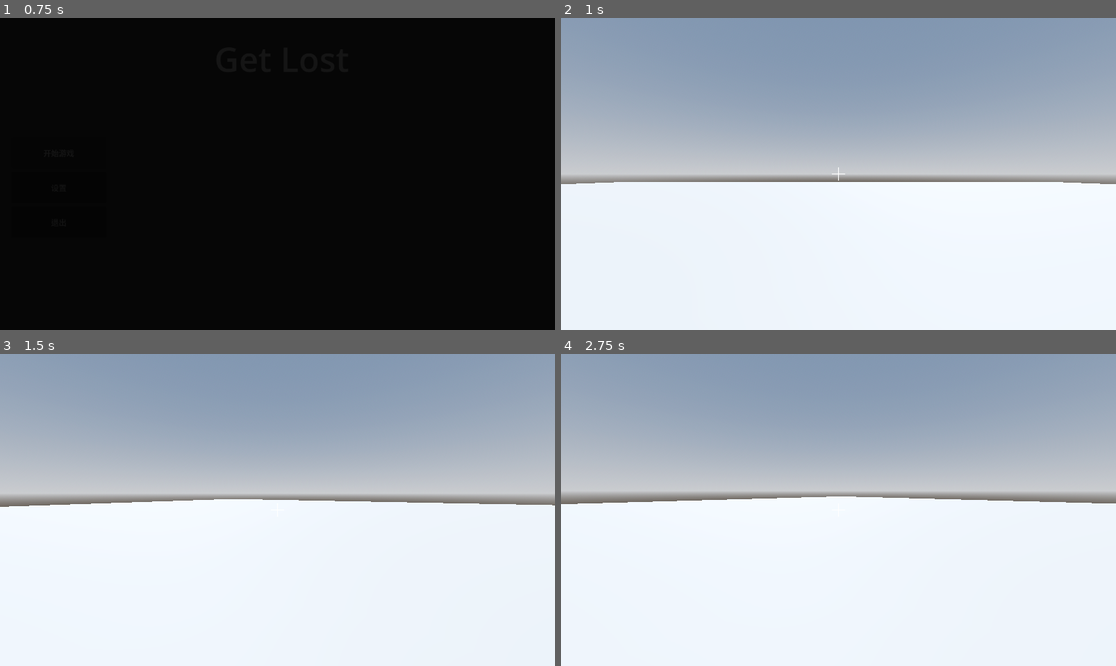
Above: before the commit, frames 1-4 (two rows, left to right).
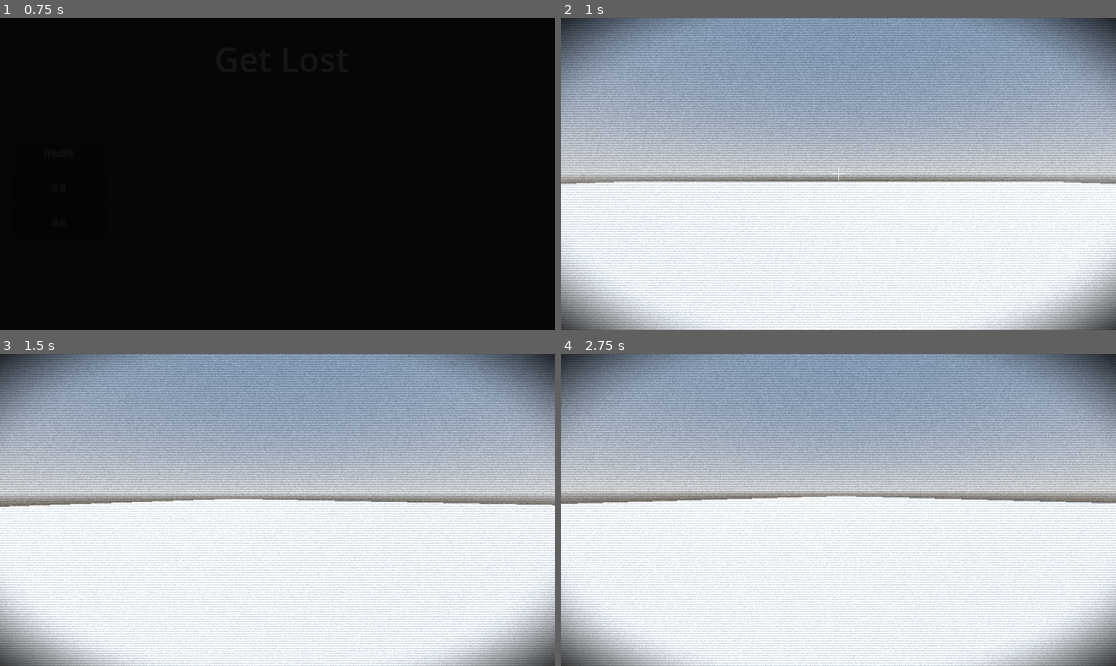
Above: after the commit, the same moments.

Repository: maxmilk2197/Get_Lost
Game: Godot game, scene res://场景/菜单/主菜单.tscn
The game is run twice, just before and just after one commit, with the same random seed, the same clock (stepped at 60 frames per second) and the same inputs.
Inputs (mouse positions are in pixels of both pictures, inside the frame that each line leads up to):
- Up to frame 1 (0.75 s): click "开始游戏" at 0.5 s
- Up to frame 2 (1 s): no input
- Up to frame 3 (1.5 s): tap Enter (ui_accept) at 1.25 s; move the mouse to (305, 510) at 1.27 s; tap W (移动_前) at 1.35 s
- Up to frame 4 (2.75 s): tap Enter (ui_accept) at 1.52, 2.27 s; move the mouse to (810, 510) at 2.02 s; tap D (移动_右) at 2.1 s

Frame 1 is identical in both runs. In frame 2, 23% of the frame differs, in the area x 0-100%, y 0-100%; in frame 3, 23%; in frame 4, 23%.

Commit message:
增加了vhs相机叠加

Diff:
--- a/场景/游戏/入场动画.tscn
+++ b/场景/游戏/入场动画.tscn
@@ -6,6 +6,7 @@
 script = ExtResource("1_inl62")
 
 [node name="淡化" type="ColorRect" parent="." unique_id=301629882]
+visible = false
 anchors_preset = 15
 anchor_right = 1.0
 anchor_bottom = 1.0
--- a/场景/游戏/叠加层/相机叠加层.tscn
+++ b/场景/游戏/叠加层/相机叠加层.tscn
@@ -1,6 +1,20 @@
 [gd_scene format=3 uid="uid://b6r66eb7ao5nn"]
 
 [ext_resource type="Texture2D" uid="uid://ccnyrcywc16mx" path="res://资源/贴图/指针/Magic pointer.svg" id="1_jdqa5"]
+[ext_resource type="Shader" uid="uid://dlwbovun2btd5" path="res://资源/着色器/VHS Shader.gdshader" id="2_alfgn"]
+
+[sub_resource type="ShaderMaterial" id="ShaderMaterial_3jnfs"]
+shader = ExtResource("2_alfgn")
+shader_parameter/smearing = 0.5
+shader_parameter/color_offset = 0.005
+shader_parameter/sharpening = 0.4
+shader_parameter/static_noise = 0.146000006935
+shader_parameter/crack_center = Vector2(0.15, 0.85)
+shader_parameter/crack_intensity = 0.4
+shader_parameter/crack_size = 0.0
+shader_parameter/vertical_jitter = 0.002
+shader_parameter/scanline_opacity = 0.1
+shader_parameter/vignette_intensity = 0.3
 
 [node name="相机叠加层" type="CanvasLayer" unique_id=242835813]
 
@@ -24,3 +38,12 @@
 
 [node name="指针图标" type="Sprite2D" parent="界面/指针" unique_id=1028432523]
 texture = ExtResource("1_jdqa5")
+
+[node name="VHS Shader" type="ColorRect" parent="界面" unique_id=2075666563]
+material = SubResource("ShaderMaterial_3jnfs")
+layout_mode = 1
+anchors_preset = 15
+anchor_right = 1.0
+anchor_bottom = 1.0
+grow_horizontal = 2
+grow_vertical = 2
--- a/场景/游戏/地形.tscn
+++ b/场景/游戏/地形.tscn
@@ -58,6 +58,7 @@
 shape = SubResource("ConcavePolygonShape3D_r7m7w")
 
 [node name="入场动画" parent="." unique_id=415654374 instance=ExtResource("4_rwi5p")]
+visible = false
 
 [node name="相机叠加层" parent="." unique_id=242835813 instance=ExtResource("5_o6qkw")]
 
--- /dev/null
+++ b/资源/着色器/VHS Shader.gdshader
@@ -0,0 +1,97 @@
+shader_type canvas_item;
+
+uniform sampler2D screen_texture : hint_screen_texture, repeat_disable, filter_linear;
+
+group_uniforms Signal_Distortion;
+uniform float smearing : hint_range(0.0, 1.0) = 0.5;
+uniform float color_offset : hint_range(-0.05, 0.05) = 0.005;
+uniform float sharpening : hint_range(0.0, 1.0) = 0.4;
+uniform float static_noise : hint_range(0.0, 1.0) = 0.08;
+
+group_uniforms Glass_Crack;
+uniform vec2 crack_center = vec2(0.15, 0.85);
+uniform float crack_intensity : hint_range(0.0, 1.0) = 0.4;
+uniform float crack_size : hint_range(0.0, 1.0) = 0.35;
+
+group_uniforms Tape_Artifacts;
+uniform float vertical_jitter : hint_range(0.0, 0.1) = 0.002;
+uniform float scanline_opacity : hint_range(0.0, 1.0) = 0.1;
+uniform float vignette_intensity : hint_range(0.0, 1.0) = 0.3;
+
+float noise(vec2 p) {
+	return fract(sin(dot(p, vec2(12.9898, 78.233))) * 43758.5453123);
+}
+
+// logic for the shattered glass displacement
+vec2 get_crack_distortion(vec2 uv, vec2 center, float strength, float size) {
+    vec2 dir = uv - center;
+    float dist = length(dir);
+
+    if (dist < size) {
+        // create angular "shards"
+        float angle = atan(dir.y, dir.x);
+        float shard = floor(angle * 8.0); // 8 main crack directions
+
+        // displacement based on shard id and distance
+        float d = noise(vec2(shard, 1.0)) * strength * (1.0 - (dist / size));
+        return dir * d;
+    }
+    return vec2(0.0);
+}
+
+vec3 rgb_to_yiq(vec3 c) {
+	return vec3(dot(c, vec3(0.299, 0.587, 0.114)), dot(c, vec3(0.596, -0.274, -0.322)), dot(c, vec3(0.211, -0.523, 0.312)));
+}
+
+vec3 yiq_to_rgb(vec3 c) {
+	return vec3(dot(c, vec3(1.0, 0.956, 0.621)), dot(c, vec3(1.0, -0.272, -0.647)), dot(c, vec3(1.0, -1.106, 1.703)));
+}
+
+void fragment() {
+	vec2 uv = SCREEN_UV;
+	float t = TIME;
+
+	// 1. GLASS CRACK DISPLACEMENT
+	vec2 glass_distort = get_crack_distortion(uv, crack_center, crack_intensity, crack_size);
+	uv += glass_distort;
+
+	// 2. ANALOG JITTER
+	uv.y += (noise(vec2(t, 0.0)) - 0.5) * vertical_jitter;
+
+	// 3. SMEARED CHROMA
+	vec3 yiq_pure = rgb_to_yiq(texture(screen_texture, uv).rgb);
+	float y = yiq_pure.x;
+	float i_acc = 0.0;
+	float q_acc = 0.0;
+
+	int samples = 12;
+	for(int n = 0; n < samples; n++) {
+		float x_offset = (float(n) * (smearing * 0.01)) + color_offset;
+		vec3 s = rgb_to_yiq(texture(screen_texture, uv - vec2(x_offset, 0.0)).rgb);
+		i_acc += s.y;
+		q_acc += s.z;
+	}
+
+	vec3 final_yiq = vec3(y, i_acc / float(samples), q_acc / float(samples));
+
+	// 4. EDGE SHARPENING
+	float neighbor = rgb_to_yiq(texture(screen_texture, uv + vec2(0.001, 0.0)).rgb).x;
+	final_yiq.x += (y - neighbor) * sharpening;
+
+	vec3 color = yiq_to_rgb(final_yiq);
+
+	// 5. DRAW CRACK LINES
+	float dist_to_center = length(SCREEN_UV - crack_center);
+	if (dist_to_center < crack_size) {
+		float crack_line = step(0.98, sin(atan(SCREEN_UV.y - crack_center.y, SCREEN_UV.x - crack_center.x) * 8.0 + noise(SCREEN_UV) * 2.0));
+		float line_mask = (1.0 - (dist_to_center / crack_size));
+		color += crack_line * line_mask * 0.5;
+	}
+
+	// 6. VHS ARTIFACTS
+	color += (noise(uv + t) - 0.5) * static_noise;
+	color -= sin(uv.y * 800.0) * scanline_opacity * y;
+	color *= smoothstep(0.8, 0.8 - vignette_intensity, distance(SCREEN_UV, vec2(0.5)));
+
+	COLOR = vec4(color, 1.0);
+}
Not shown, added: 资源/着色器/VHS Shader.gdshader.uid
